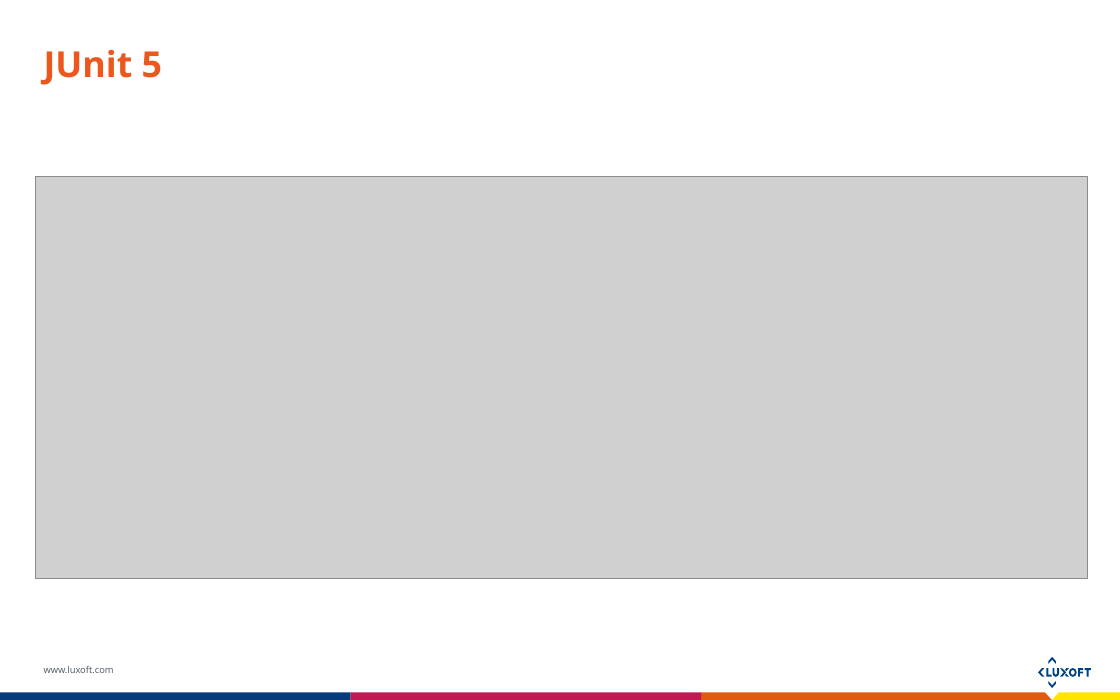
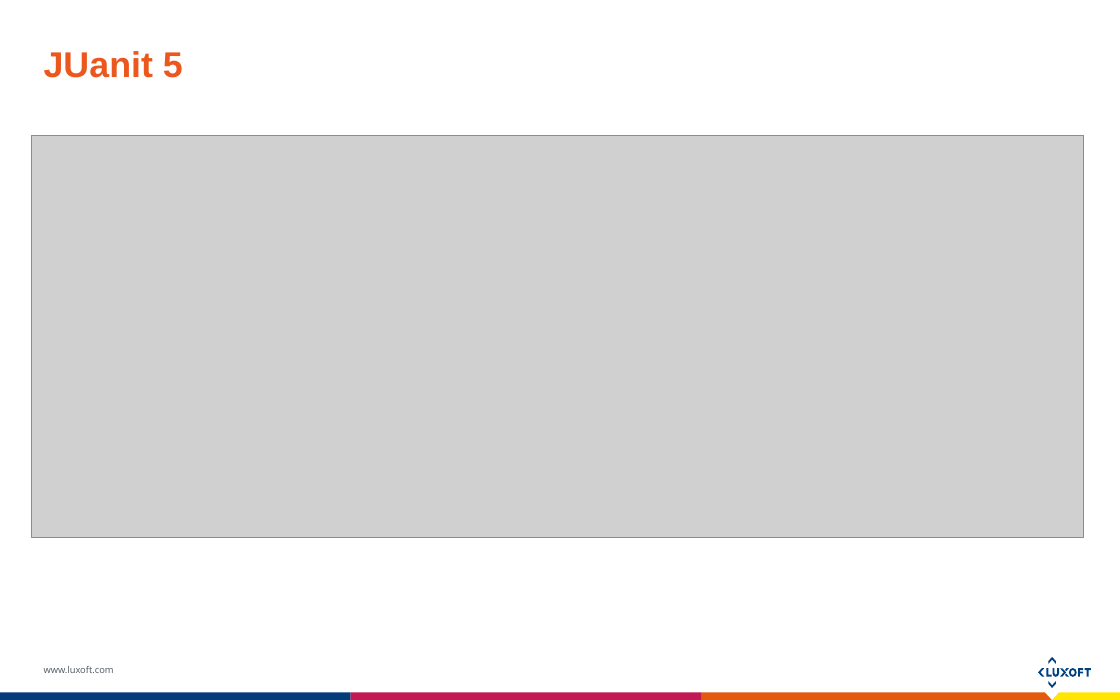
Before and after one commit to Koziolek/junit5-holy-grail-of-units-tests, a slide deck: slide 9 of junit5-luxoft-logeek-version.pptx (slide 7 before the commit). Drawn at 1120x700 pixels with LibreOffice and Linux fonts; fonts in the diff are those of the drawing; grey boxes stand for pictures. Boxes give left, top, right and bottom in pixels: in the first picture for what was removed or moved away, otherwise in the second. Text is boxed around its words. In the diff, an @@ line names an element or a change of style, - is before the commit and + after.

```diff
--- a/junit5-luxoft-logeek-version.pptx
+++ b/junit5-luxoft-logeek-version.pptx
@@ title at (44,51,183,78): text changed; font Open Sans to Arial @@
-JUnit 5
+JUanit 5
@@ picture: place and size @@
-picture at (35,177,1088,579)
+picture at (31,136,1084,538)
```
Also in this commit, not shown: 8 other slides changed, 4 slides added, 2 slides removed, 2 other files.
